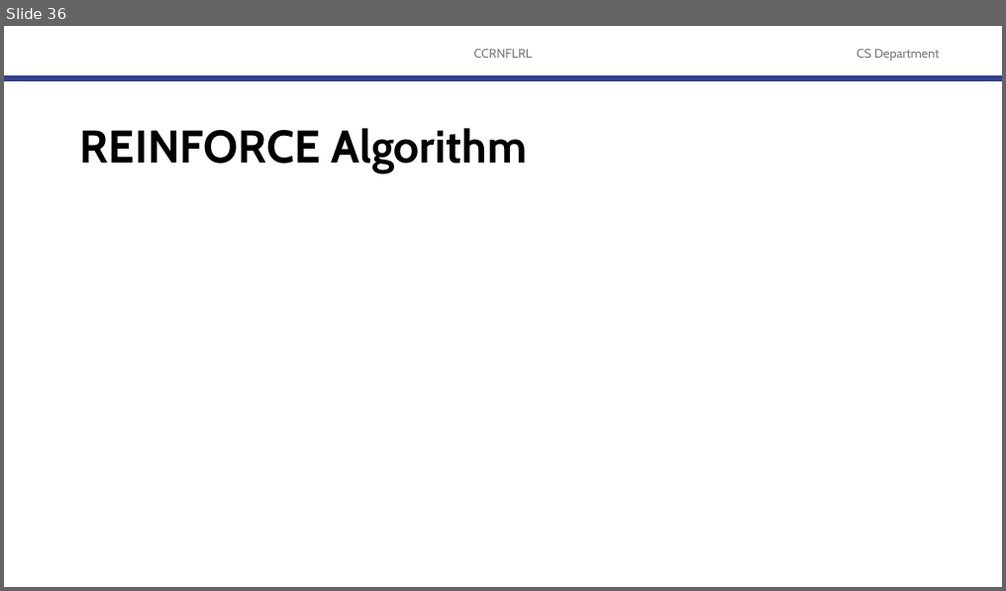
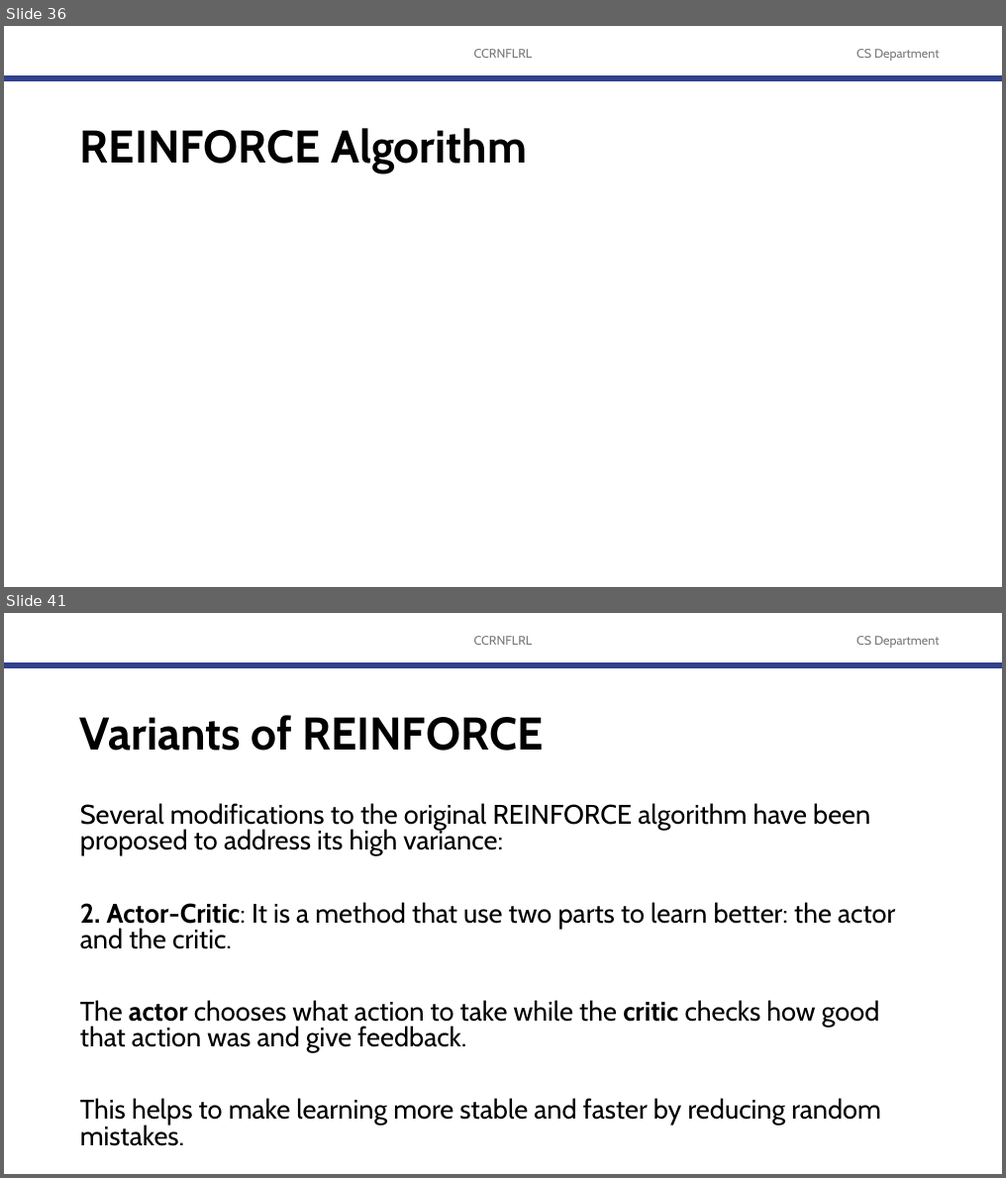
Before and after one commit to robitussin/CCRNFLRL, a slide deck: 7 - Policy Gradient Methods/Policy Gradient Methods.pptx. Shown one above the other, each under a label of ours: slide 36 before the commit, slides 36 and 41 after it; the slides between them are not shown. The pictures are 1006x591 and 1006x1178 pixels, drawn with LibreOffice and Linux fonts; fonts in the diff are those of the drawing; grey boxes stand for pictures; background and template pictures are left out. Boxes give left, top, right and bottom in pixels: in the first picture for what was removed or moved away, otherwise in the second. Text is boxed around its words. In the diff, an @@ line names an element or a change of style, - is before the commit and + after.

Commit message:
Added materials on actor critic methgd
- added python sample
-added presentation

```diff
--- a/7 - Policy Gradient Methods/Policy Gradient Methods.pptx
+++ b/7 - Policy Gradient Methods/Policy Gradient Methods.pptx
@@ slide 41 added at box(4, 613, 1002, 1174), background #FFFFFF; not listed: 3 template elements that a slide beside it also shows @@
@@ title added at box(80, 715, 543, 751), 44 pt, text #000000, bold @@
+Variants of REINFORCE
@@ text added at box(80, 803, 895, 1147), 25.9 pt, text #000000 @@
+Several modifications to the original REINFORCE algorithm have been proposed to address its high variance:
+2. Actor-Critic: It is a method that use two parts to learn better: the actor and the critic.
+The actor chooses what action to take while the critic checks how good that action was and give feedback.
+This helps to make learning more stable and faster by reducing random mistakes.
```
Also in this commit, not shown: 4 other slides added, 2 other files.
